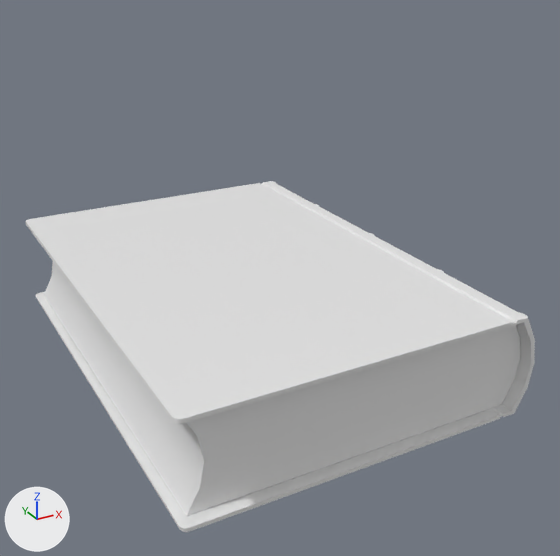
Before and after pictures for a commit that changed the Blender file External files/Models/Locations/Home/Objects/Books/Books.blend.
Camera for both pictures: a 50 mm camera at (-0.181, -0.378, 0.201) aimed at (0.015, -0.022, 0.023). Lighting does not change. The marker at lower left points along +X, +Y and +Z.

The older version as bpy lines, for what is in view:
```python
me_cube = bpy.data.meshes.new('Cube')
me_cube.from_pydata(...)  # 20 vertices, 12 faces; spans x -0.089..0.1, y -0.128..0.128, z -0.026..0.026
me_cube.polygons.foreach_set('use_smooth', [True] * 12)
me_cube.materials.append(mat_material)  # its picture is missing
me_cube_001 = bpy.data.meshes.new('Cube.001')
me_cube_001.from_pydata(...)  # 328 vertices, 290 faces; spans x -0.094..0.105, y -0.135..0.135, z -0.028..0.028
me_cube_001.polygons.foreach_set('use_smooth', [True] * 290)
me_cube_001.materials.append(mat_material)  # its picture is missing
ob_book = bpy.data.objects.new('Book', me_cube_001)
ob_book.location = (0.0, 0.0, 0.0)
_m = ob_book.modifiers.new('EdgeSplit', 'EDGE_SPLIT')
ob_pages = bpy.data.objects.new('Pages', me_cube)
ob_pages.location = (0.0, 0.0, 0.0)
_m = ob_pages.modifiers.new('EdgeSplit', 'EDGE_SPLIT')
```
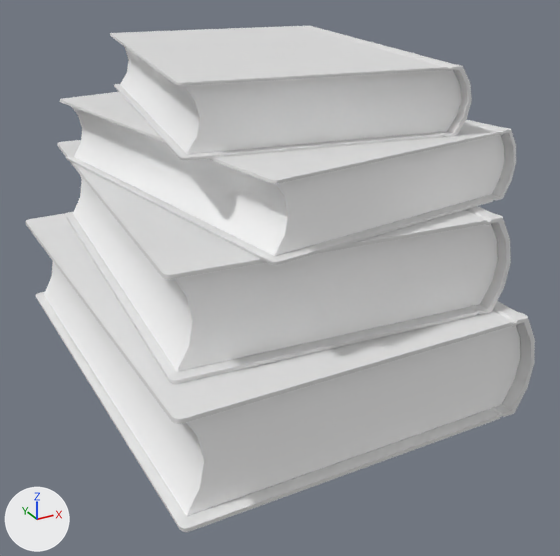
Location of each change, [x1, y1, x2, y2] in pixels of the pictures (560 x 556 px):
'OptionsBookPages', added
    after: [73, 175, 498, 372]
'MonstersBookPages', added
    after: [71, 106, 505, 256]
'PlayBookPages', added
    after: [120, 46, 462, 154]
'PlayBook', added
    after: [110, 25, 472, 160]
'OptionsBook', added
    after: [57, 140, 511, 384]
'MonstersBook', added
    after: [60, 92, 516, 265]
'Book', unchanged, covered by the edit
    before: [26, 181, 535, 532]
    after: [26, 213, 535, 532]

What changed in the scene script:
```text
Add mat_pages:
    mat_pages = principled_material('Pages')
    mat_pages.base_color = (1.0, 1.0, 1.0)  # white #ffffff
Add me_cube_007:
    me_cube_007.from_pydata(...)  # 20 vertices, 12 faces; spans x -0.058..0.103, y -0.094..0.107, z -0.015..0.015
    me_cube_007.polygons.foreach_set('use_smooth', [True] * 12)
    me_cube_007.materials.append(mat_pages)  # white #ffffff
Add me_cube_006:
    me_cube_006.from_pydata(...)  # 328 vertices, 290 faces; spans x -0.062..0.107, y -0.099..0.112, z -0.016..0.016
    me_cube_006.polygons.foreach_set('use_smooth', [True] * 290)
    me_cube_006.materials.append(mat_material)  # its picture is missing
Add me_cube_005:
    me_cube_005.from_pydata(...)  # 20 vertices, 12 faces; spans x -0.069..0.106, y -0.116..0.103, z -0.016..0.016
    me_cube_005.polygons.foreach_set('use_smooth', [True] * 12)
    me_cube_005.materials.append(mat_pages)  # white #ffffff
Add me_cube_004:
    me_cube_004.from_pydata(...)  # 328 vertices, 290 faces; spans x -0.073..0.11, y -0.122..0.109, z -0.018..0.018
    me_cube_004.polygons.foreach_set('use_smooth', [True] * 290)
    me_cube_004.materials.append(mat_material)  # its picture is missing
Add me_cube_002:
    me_cube_002.from_pydata(...)  # 20 vertices, 12 faces; spans x -0.08..0.104, y -0.116..0.124, z -0.023..0.023
    me_cube_002.polygons.foreach_set('use_smooth', [True] * 12)
    me_cube_002.materials.append(mat_pages)  # white #ffffff
Add me_cube_003:
    me_cube_003.from_pydata(...)  # 328 vertices, 290 faces; spans x -0.085..0.108, y -0.122..0.13, z -0.025..0.025
    me_cube_003.polygons.foreach_set('use_smooth', [True] * 290)
    me_cube_003.materials.append(mat_material)  # its picture is missing
Add ob_playbookpages:
    ob_playbookpages = bpy.data.objects.new('PlayBookPages', me_cube_007)
    ob_playbookpages.location = (0.0, 0.0, 0.1306)
    _m = ob_playbookpages.modifiers.new('EdgeSplit', 'EDGE_SPLIT')
Add ob_playbook:
    ob_playbook = bpy.data.objects.new('PlayBook', me_cube_006)
    ob_playbook.location = (0.0, 0.0, 0.1306)
    _m = ob_playbook.modifiers.new('EdgeSplit', 'EDGE_SPLIT')
Add ob_monstersbookpages:
    ob_monstersbookpages = bpy.data.objects.new('MonstersBookPages', me_cube_005)
    ob_monstersbookpages.location = (0.0, 0.0, 0.0966)
    _m = ob_monstersbookpages.modifiers.new('EdgeSplit', 'EDGE_SPLIT')
Add ob_monstersbook:
    ob_monstersbook = bpy.data.objects.new('MonstersBook', me_cube_004)
    ob_monstersbook.location = (0.0, 0.0, 0.0966)
    _m = ob_monstersbook.modifiers.new('EdgeSplit', 'EDGE_SPLIT')
Add ob_optionsbookpages:
    ob_optionsbookpages = bpy.data.objects.new('OptionsBookPages', me_cube_002)
    ob_optionsbookpages.location = (0.0, 0.0, 0.0536)
    _m = ob_optionsbookpages.modifiers.new('EdgeSplit', 'EDGE_SPLIT')
Add ob_optionsbook:
    ob_optionsbook = bpy.data.objects.new('OptionsBook', me_cube_003)
    ob_optionsbook.location = (0.0, 0.0, 0.0536)
    _m = ob_optionsbook.modifiers.new('EdgeSplit', 'EDGE_SPLIT')
```
